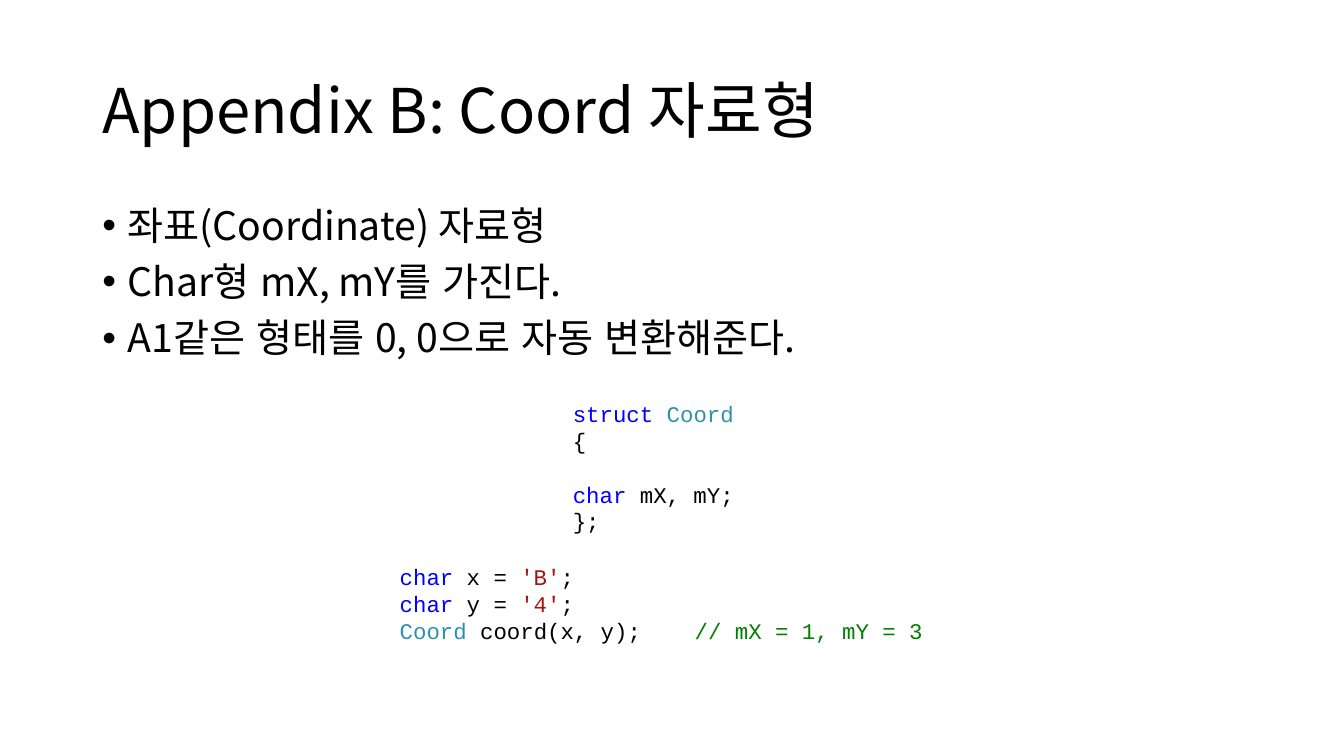
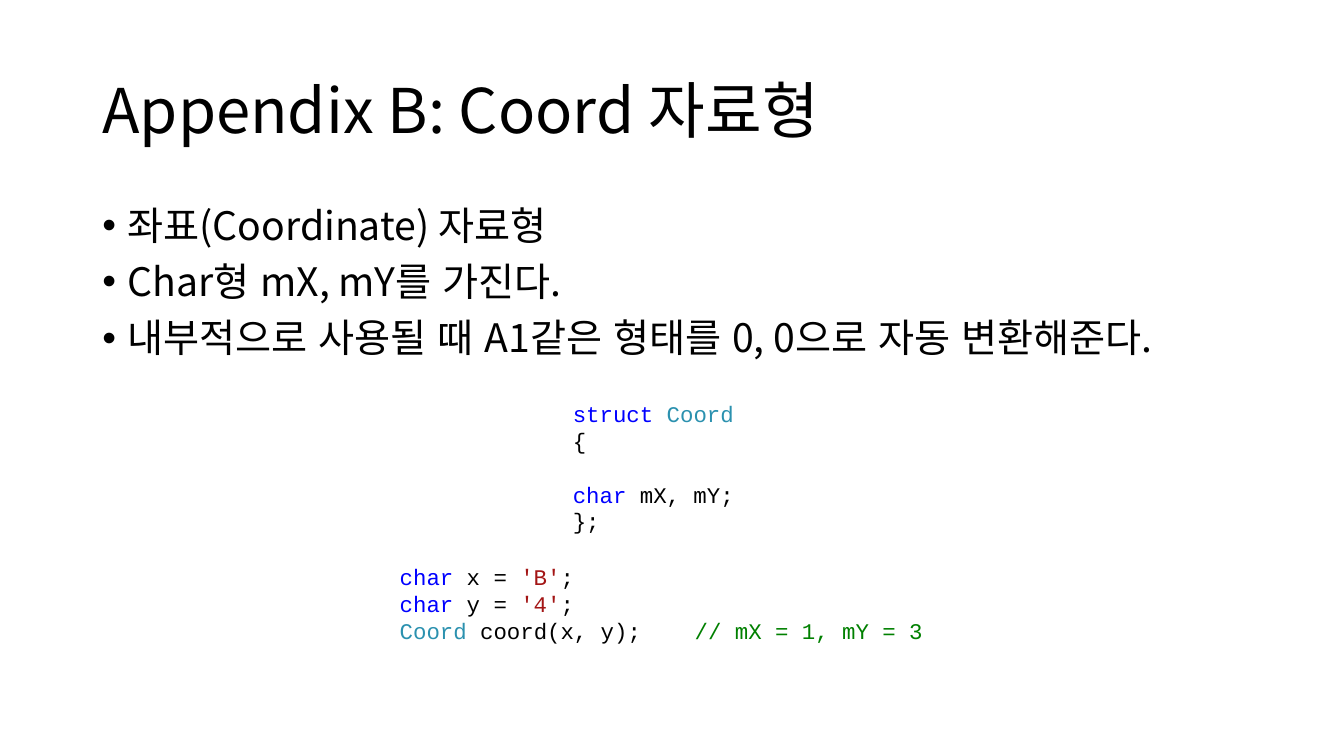
Before and after one commit to namse/BGNL, a slide deck: slide 33 of BGNL사용법설명.pptx. Drawn at 1344x756 pixels with LibreOffice and Linux fonts; fonts in the diff are those of the drawing. Boxes give left, top, right and bottom in pixels: in the first picture for what was removed or moved away, otherwise in the second. Text is boxed around its words. In the diff, an @@ line names an element or a change of style, - is before the commit and + after.

```diff
--- a/BGNL사용법설명.pptx
+++ b/BGNL사용법설명.pptx
@@ text at bbox=[128, 319, 1152, 359]: text changed @@
-• A1같은 형태를 0, 0으로 자동 변환해준다.
+• 내부적으로 사용될 때 A1같은 형태를 0, 0으로 자동 변환해준다.
```
Also in this commit, not shown: 4 other slides changed, 5 other files.
